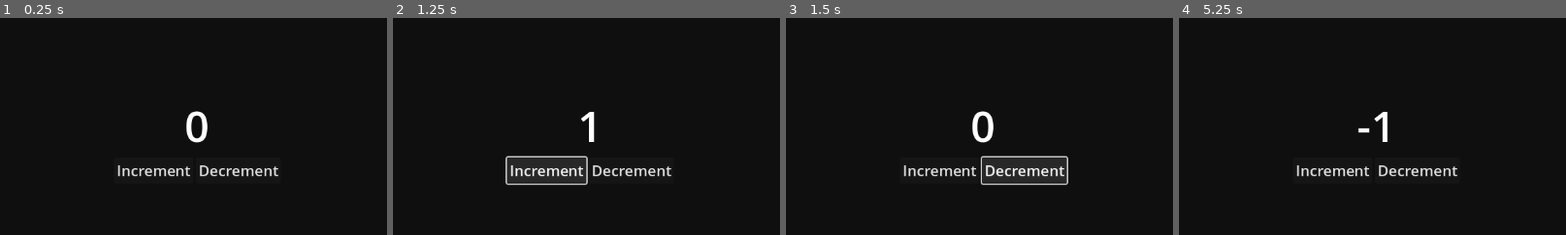
Above: before the commit, frames 1-4 (left to right).
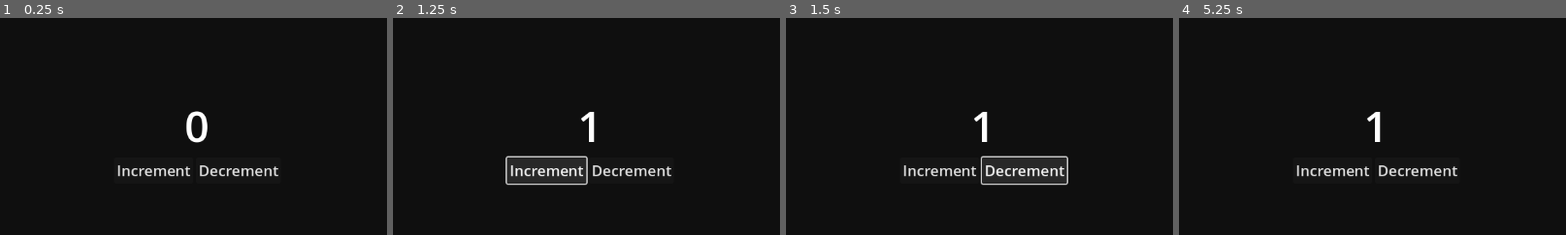
Above: after the commit, the same moments.

Repository: jcmljunior/godot-redux
Game: Godot game, scene res://features/counter/scenes/counter.tscn
Two runs of this game, one before a commit and one after it. Both use one fixed random seed, a clock stepped at 60 frames per second and the inputs below.
Inputs (mouse positions are % of the whole screen's width and height, from its top left):
- Up to frame 1 (0.25 s): no input
- Up to frame 2 (1.25 s): click "Increment" at 0.5 s
- Up to frame 3 (1.5 s): click "Decrement" at 1.25 s
- Up to frame 4 (5.25 s): click "Increment" at 2 s; click "Decrement" at 2.75 s; click "Increment" at 3.5 s; click "Decrement" at 4.25 s; tap Enter at 5 s; move the mouse to (72, 45) at 5.02 s; click (72, 45) at 5.17 s
The pictures show only the part of the screen within x 25-74%, y 26-76%; the shares and areas given below are measured in that part.

Frames 1-2 are identical in both runs. In frame 3, 0.5% of the frame differs, in the area x 48-54%, y 42-58%; in frame 4, 0.5%.
Error after the commit: Trying to assign value of type 'bool' to a variable of type 'Callable'. (res://features/store/scripts/store.gd:101)

Commit message:
modificações na tipagem de retorno dos middlewares

Diff:
--- a/features/counter/middlewares/counter_middlewares.gd
+++ b/features/counter/middlewares/counter_middlewares.gd
@@ -1,19 +1,28 @@
 extends Node
 
-func show_increment_counter(state: Array) -> Callable:
+func show_increment_counter(state: Array) -> bool:
 	var initial_state: Variant = state[0][0]
 	var next_state: Variant = state[0][1]
 
 	print("A função increment_counter foi executada modificando o estado de: %a para: %b.".replace("%a", str(initial_state)).replace("%b", str(next_state)))
 
-	return func():
-		pass
+	return true
 
-func show_decrement_counter(state: Array) -> Callable:
+func show_decrement_counter(state: Array) -> bool:
 	var initial_state: Variant = state[0][0]
 	var next_state: Variant = state[0][1]
 
 	print("A função decrement_counter foi executada modificando o estado de: %a para: %b.".replace("%a", str(initial_state)).replace("%b", str(next_state)))
 
-	return func():
-		pass
+	return true
+
+func lock_decrement_counter(state: Array) -> bool:
+	var initial_state: Variant = state[0][0]
+	var next_state: Variant = state[0][1]
+
+	if next_state < 0:
+		print("A função decrement_counter foi executada mas sua modificação de estado foi bloqueada por um middleware.")
+
+		return false
+
+	return true
--- a/features/counter/reducers/counter_reducer.gd
+++ b/features/counter/reducers/counter_reducer.gd
@@ -15,6 +15,11 @@
 			"type": CounterConstants.INCREMENT_COUNTER,
 			"method": CounterMiddlewares.show_increment_counter,
 			"on": "load",
+		},
+		{
+			"type": CounterConstants.DECREMENT_COUNTER,
+			"method": CounterMiddlewares.lock_decrement_counter,
+			"on": "ready",
 		},
 		{
 			"type": CounterConstants.DECREMENT_COUNTER,
--- a/features/player/middlewares/player_middlewares.gd
+++ b/features/player/middlewares/player_middlewares.gd
@@ -1,19 +1,17 @@
 extends Node
 
-func show_player_set_name(state: Array) -> Callable:
+func show_player_set_name(state: Array) -> bool:
 	var initial_state: Variant = state[0][0]
 	var next_state: Variant = state[0][1]
 
 	print("A função player_set_name foi executada modificando o estado de: %a para: %b.".replace("%a", str(initial_state)).replace("%b", str(next_state)))
 
-	return func():
-		pass
+	return true
 
-func show_player_set_age(state: Array) -> Callable:
+func show_player_set_age(state: Array) -> bool:
 	var initial_state: Variant = state[0][0]
 	var next_state: Variant = state[0][1]
 
 	print("A função player_set_age foi executada modificando o estado de: %a para: %b.".replace("%a", str(initial_state)).replace("%b", str(next_state)))
 
-	return func():
-		pass
+	return true
